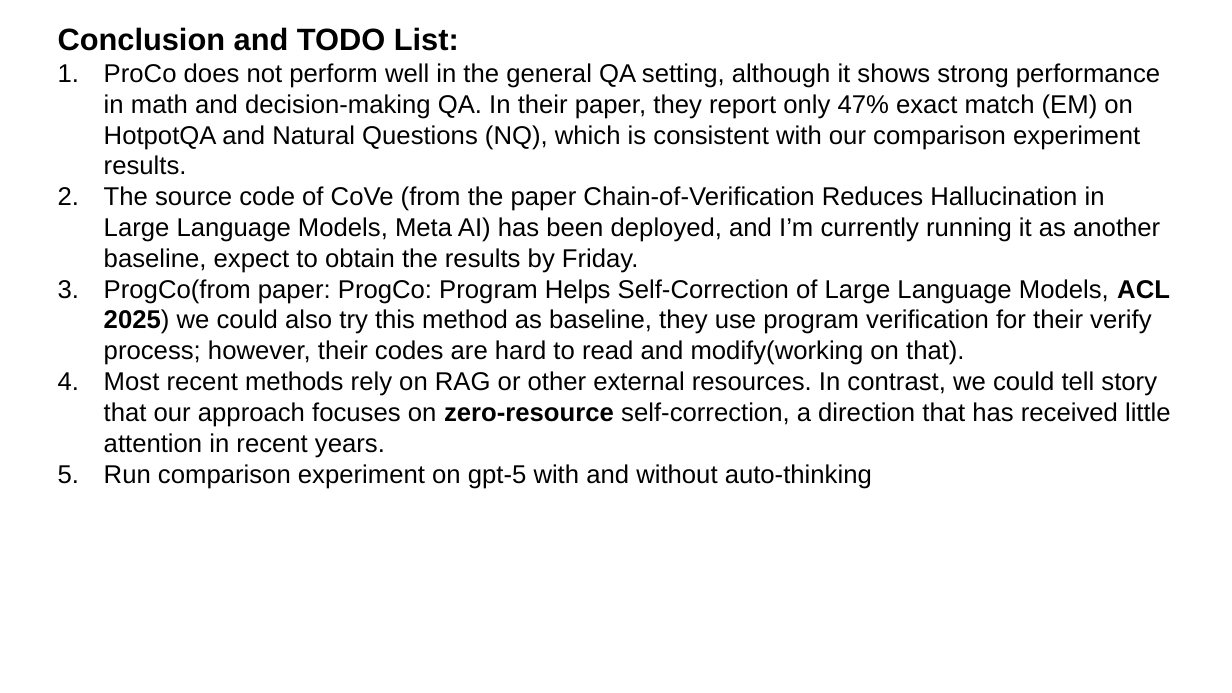
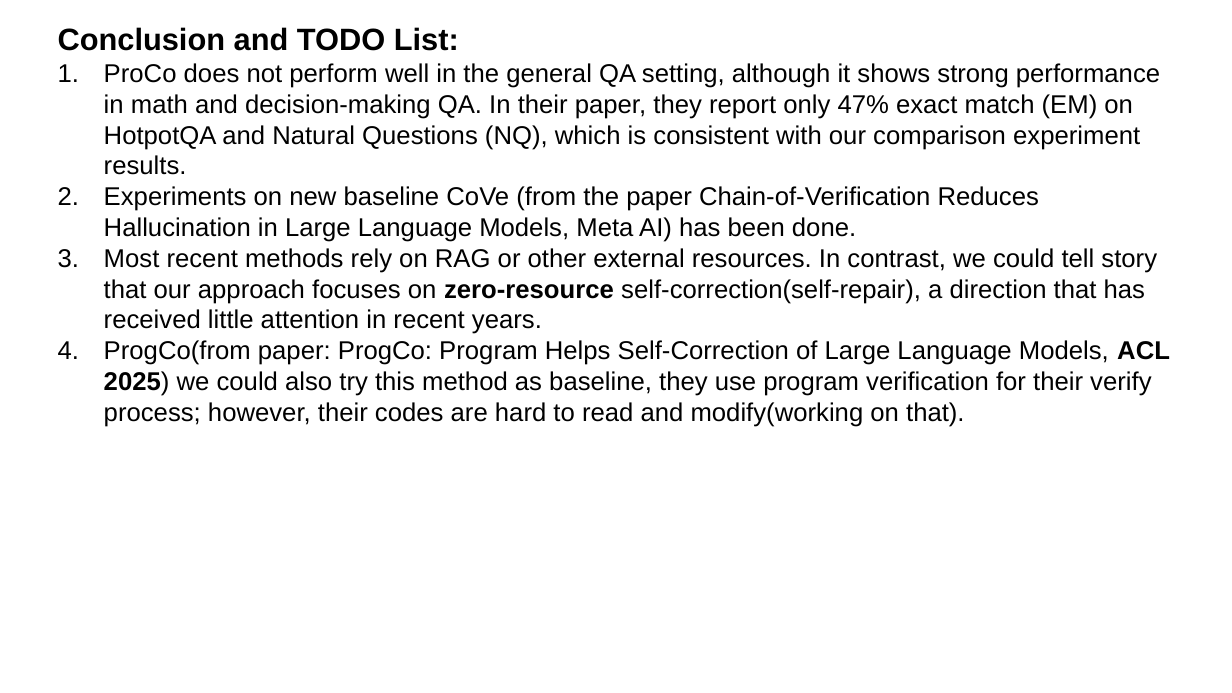
Before and after one commit to zbybr/LLMHalluMiti, a slide deck: slide 5 of slides/20251028.pptx (slide 4 before the commit). Drawn at 1232x693 pixels with LibreOffice and Linux fonts; fonts in the diff are those of the drawing. Boxes give left, top, right and bottom in pixels: in the first picture for what was removed or moved away, otherwise in the second. Text is boxed around its words. In the diff, an @@ line names an element or a change of style, - is before the commit and + after.

```diff
--- a/slides/20251028.pptx
+++ b/slides/20251028.pptx
@@ text at <box>104,186,1157,334</box>: text changed @@
-2. The source code of CoVe (from the paper Chain-of-Verification Reduces Hallucination in Large Language Models, Meta AI) has been deployed, and I’m currently running it as another baseline, expect to obtain the results by Friday.
+2. Experiments on new baseline CoVe (from the paper Chain-of-Verification Reduces Hallucination in Large Language Models, Meta AI) has been done.
+3. Most recent methods rely on RAG or other external resources. In contrast, we could tell story that our approach focuses on zero-resource self-correction(self-repair), a direction that has received little attention in recent years.
@@ text at <box>104,371,1171,489</box>: paragraphs removed @@
-4. Most recent methods rely on RAG or other external resources. In contrast, we could tell story that our approach focuses on zero-resource self-correction, a direction that has received little attention in recent years.
-5. Run comparison experiment on gpt-5 with and without auto-thinking
```
Also in this commit, not shown: 3 other slides changed, 1 slide added, 6 other files.
